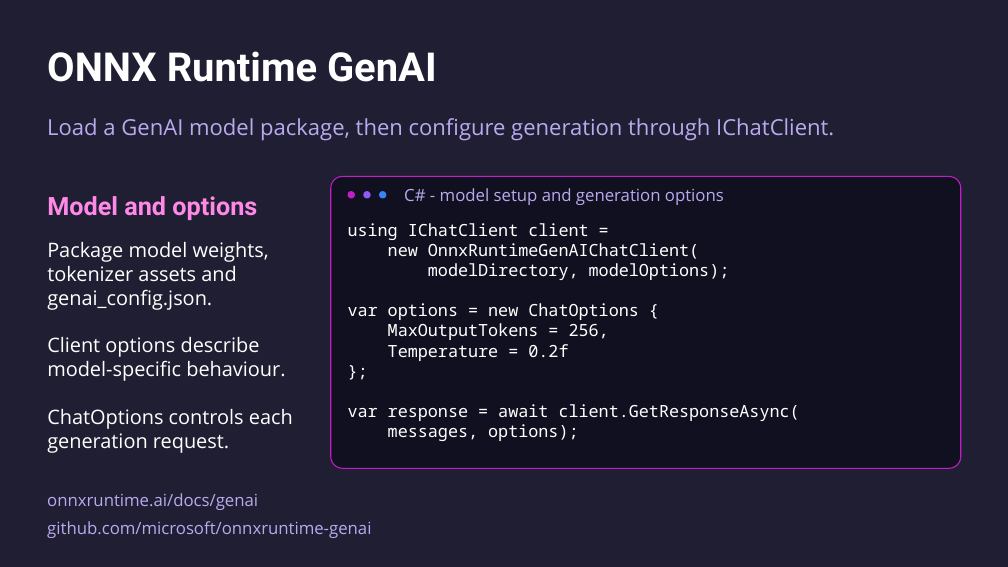
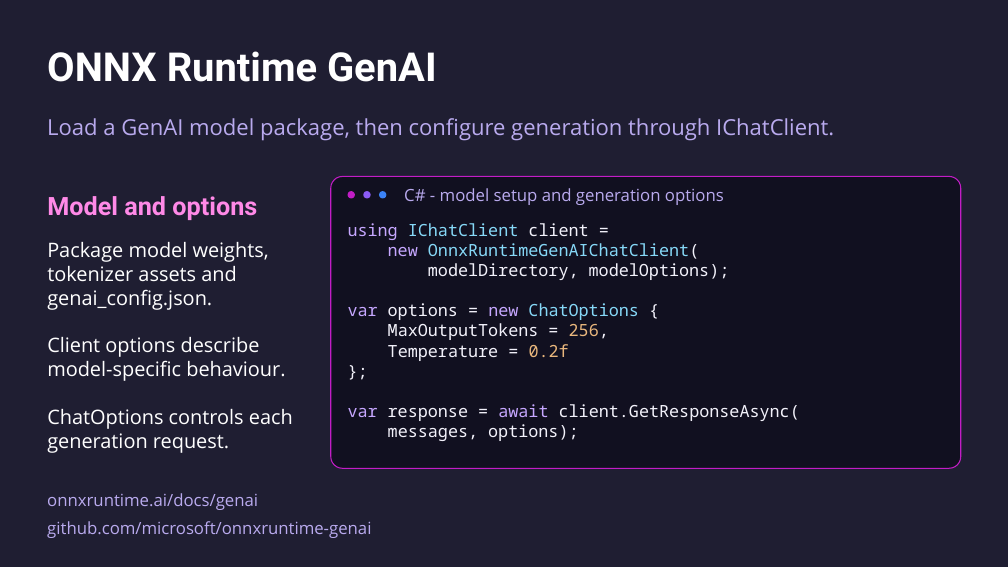
Before and after one commit to mattleibow/dotnetconf2026, a slide deck: slide 17 of slides.pptx. Drawn at 1008x567 pixels with LibreOffice and Linux fonts; fonts in the diff are those of the drawing. Boxes give left, top, right and bottom in pixels: in the first picture for what was removed or moved away, otherwise in the second. Text is boxed around its words. In the diff, an @@ line names an element or a change of style, - is before the commit and + after.

```diff
--- a/slides.pptx
+++ b/slides.pptx
@@ text "using IChatClient client =" at (x1=348, y1=223, x2=800, y2=441): text colour #FFFFFF to #C6A7FF in "using", "new", "var new", "var await"; text colour #FFFFFF to #86D8F7 in "IChatClient", "OnnxRuntimeGenAIChatClient(", "ChatOptions"; text colour #FFFFFF to #F2F1FA in "client =", "OnnxRuntimeGenAIChatClient(", "modelDirectory, modelOptions);", "options = {" and 5 more places; text colour #FFFFFF to #E9B77D in "256,", "0.2f" @@
```
Also in this commit, not shown: 15 other slides changed.
